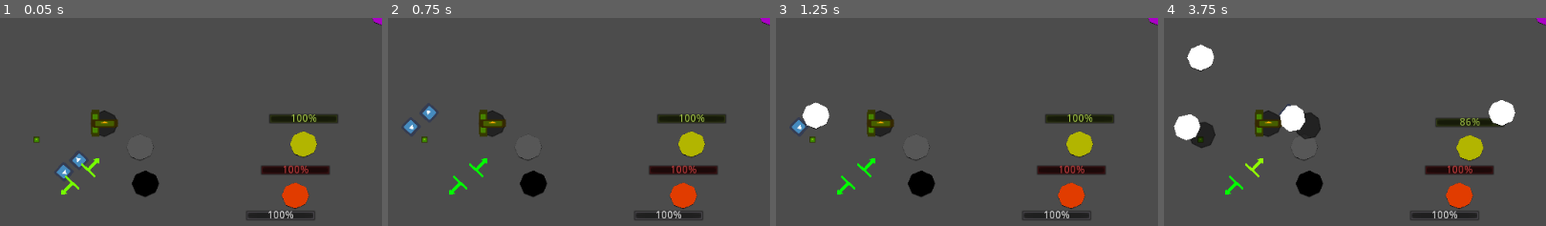
Above: before the commit, frames 1-4 (left to right).
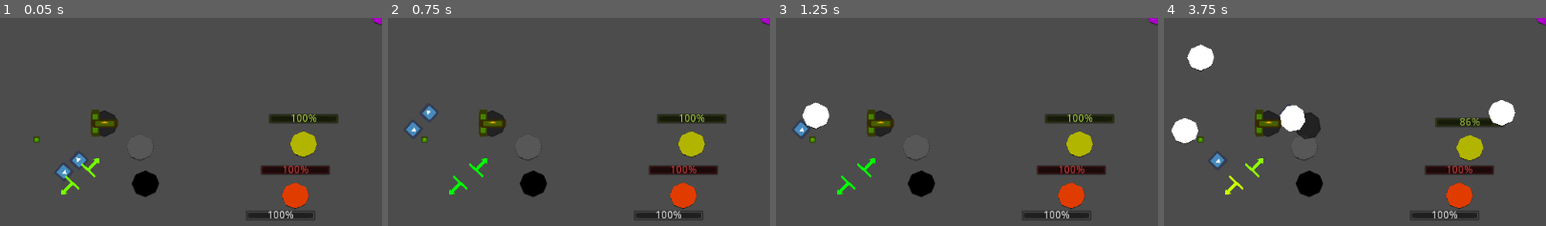
Above: after the commit, the same moments.

Repository: Tarnowiczanka-Stare-Tarnowice/pink-cat
Game: Godot game, scene res://Scenes/PhysicsTest.tscn
The game is run twice, just before and just after one commit, with the same random seed, the same clock (stepped at 60 frames per second) and the same inputs. The engine's default icon, where the game draws it, is replaced by a stand-in: a white triangle on a blue panel in a dark square.
Inputs (mouse positions are % of the whole screen's width and height, from its top left):
- Up to frame 1 (0.05 s): no input
- Up to frame 2 (0.75 s): tap Enter (ui_accept) at 0.5 s; move the mouse to (21, 44) at 0.52 s; hold Up (ui_up) from 0.53 s (still down); tap Middle mouse button (left_shoot) at 0.6 s
- Up to frame 3 (1.25 s): keep holding Up (ui_up); tap Enter (ui_accept) at 0.77 s
- Up to frame 4 (3.75 s): move the mouse to (19, 47) at 1.27 s; click (19, 47) at 1.35 s; tap Enter (ui_accept) at 1.52, 2.75, 3.02 s; move the mouse to (20, 33) at 2.02 s; release Up (ui_up) at 2.03 s; hold Left (ui_left) 2.03-3.53 s; right-click (20, 33) at 2.1 s; move the mouse to (55, 49) at 2.77 s; tap Middle mouse button (left_shoot) at 2.85 s; move the mouse to (35, 22) at 3.52 s; hold Down (ui_down) from 3.53 s (still down); click (35, 22) at 3.6 s
The pictures show only the part of the screen within x 16-66%, y 21-71%; the shares and areas given below are measured in that part.

Frame 1 is identical in both runs. In frame 2, 0.1% of the frame differs, in the area x 4-9%, y 49-57%; in frame 3, 0.1%; in frame 4, 1.1%, in the area x 2-21%, y 46-85%.

Commit message:
Fix HandManipulator - 'globalna' prędkość i rest state

Diff:
--- a/Scenes/HandManipulator.tscn
+++ b/Scenes/HandManipulator.tscn
@@ -7,6 +7,8 @@
 
 [node name="HandManipulator" type="Node2D"]
 script = ExtResource( 1 )
+rest_begin_angle_degrees = -180
+rest_end_angle_degrees = 180
 
 [node name="Hand" type="Area2D" parent="."]
 
--- a/Scripts/HandManipulator.gd
+++ b/Scripts/HandManipulator.gd
@@ -56,11 +56,17 @@
 	# ---------------------
 	if angle > rest_begin_angle_degrees and angle < rest_end_angle_degrees: # Tryb śledzenia
 		rest_time = 0
-		var new_angle = clamp(angle, active_begin_angle_degrees, active_end_angle_degrees)
-		mouse_relative_position = mouse_relative_position.rotated(deg2rad(new_angle - angle))
+		#var new_angle = clamp(angle, active_begin_angle_degrees, active_end_angle_degrees)
+		#mouse_relative_position = mouse_relative_position.rotated(deg2rad(new_angle - angle))
 
 		if mouse_relative_position.length() > hand_range:
 			mouse_relative_position = mouse_relative_position.normalized() * hand_range
+		if angle < active_begin_angle_degrees:
+			var proj_line = Vector2(1,0).rotated(deg2rad(active_begin_angle_degrees))
+			mouse_relative_position = mouse_relative_position.project(proj_line)
+		if angle > active_end_angle_degrees:
+			var proj_line = Vector2(1,0).rotated(deg2rad(active_end_angle_degrees))
+			mouse_relative_position = mouse_relative_position.project(proj_line)
 
 	else: # Tryb spoczynku
 		var lerp_coeff = delta * max(0, rest_time - REST_BEGIN_TIME) * REST_SPEED_COEFFICIENT
@@ -79,9 +85,13 @@
 	$Hand.position = $Hand.position.move_toward(mouse_relative_position, delta * hand_speed)
 	hand_speed = $Hand.position.distance_to(old_position) / delta
 
-	throw_force_samples[throw_force_samples_current] = hand_speed;
+	var pos_delta_direction = ($Hand.position - old_position).normalized()
+
+	# TOneverDO - prawdziwa globalna prędkość
+	var global_velocity = (get_parent().velocity2D() if get_parent().has_method("velocity2D") else Vector2(0,0))
+	throw_force_samples[throw_force_samples_current] = (hand_speed * pos_delta_direction + global_velocity).length()
 	throw_force_samples_current = (throw_force_samples_current + 1) % throw_force_samples.size()
-	var throw_force = throw_force_samples.max();
+	var throw_force = throw_force_samples.max()
 
 	# Aktualizacja rotacji/wysokości przedmiotu
 	# -----------------------
